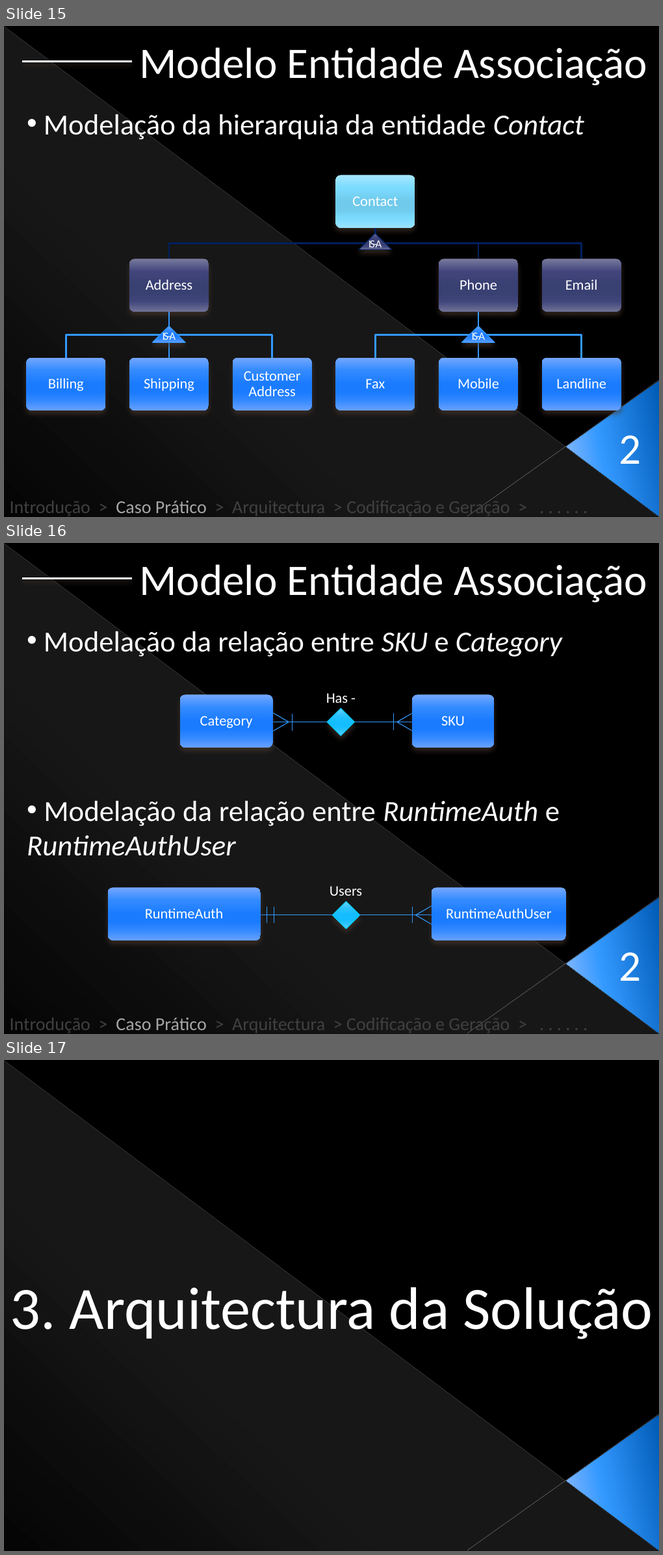
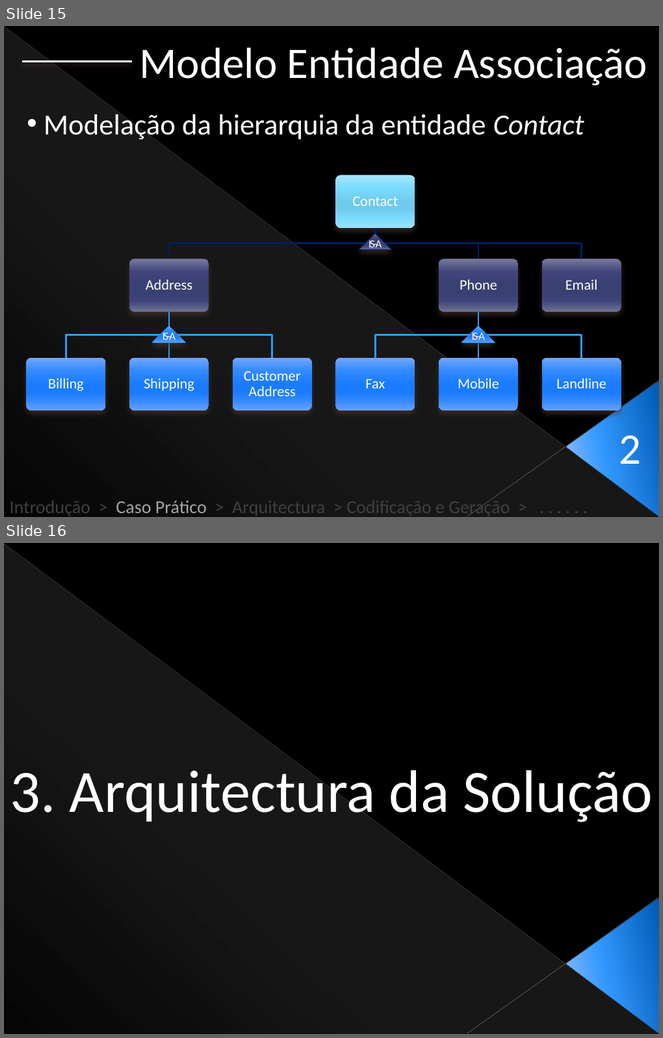
Before and after one commit to Netivski/projectoseminario, a slide deck: Apresentação Final/Presentation Sketch.pptx. Shown one above the other, each under a label of ours: slides 15, 16 and 17 before the commit, slides 15 and 16 after it. The pictures are 663x1555 and 663x1038 pixels, drawn with LibreOffice and Linux fonts; fonts in the diff are those of the drawing. Boxes give left, top, right and bottom in pixels: in the first picture for what was removed or moved away, otherwise in the second. Text is boxed around its words. In the diff, an @@ line names an element or a change of style, - is before the commit and + after.

```diff
--- a/Apresentação Final/Presentation Sketch.pptx
+++ b/Apresentação Final/Presentation Sketch.pptx
@@ slide 16 removed at (4, 543, 659, 1034), background #000000; not listed: 4 template elements that a slide beside it also shows @@
@@ line removed from (133, 578) to (22, 578) @@
@@ text removed at (140, 564, 648, 603) @@
-Modelo Entidade Associação
@@ text removed at (44, 631, 562, 657) @@
-• Modelação da relação entre SKU e Category
@@ rounded rectangle removed at (180, 695, 273, 748) @@
@@ text removed at (326, 693, 348, 703) @@
-Has -
@@ rounded rectangle removed at (412, 695, 494, 748) @@
@@ text removed at (200, 716, 253, 728) @@
-Category
@@ triangle removed at (265, 708, 289, 736) @@
@@ line removed from (293, 730) to (293, 714) @@
@@ diamond removed at (327, 709, 354, 736) @@
@@ line removed from (394, 713) to (394, 730) @@
@@ triangle removed at (397, 708, 421, 736) @@
@@ text removed at (441, 716, 465, 726) @@
-SKU
@@ line removed from (254, 722) to (434, 722) @@
@@ text removed at (27, 801, 560, 856) @@
-• Modelação da relação entre RuntimeAuth e RuntimeAuthUser
@@ rounded rectangle removed at (107, 887, 260, 941) @@
@@ text removed at (330, 886, 362, 896) @@
-Users
@@ rounded rectangle removed at (431, 887, 566, 941) @@
@@ text removed at (145, 908, 224, 919) @@
-RuntimeAuth
@@ line removed from (267, 907) to (267, 924) @@
@@ line removed from (274, 907) to (274, 924) @@
@@ diamond removed at (333, 902, 360, 930) @@
@@ line removed from (413, 906) to (413, 923) @@
@@ triangle removed at (416, 901, 440, 930) @@
@@ text removed at (446, 908, 552, 919) @@
-RuntimeAuthUser
@@ line removed from (146, 915) to (533, 915) @@
@@ text removed at (619, 953, 641, 981) @@
-2
@@ text removed at (10, 1016, 510, 1034) @@
-Introdução > Caso Prático > Arquitectura > Codificação e Geração > . . . . . .
@@ what was slide 17 is now slide 16 @@
```
Also in this commit, not shown: 6 slides changed, 1 other file.
